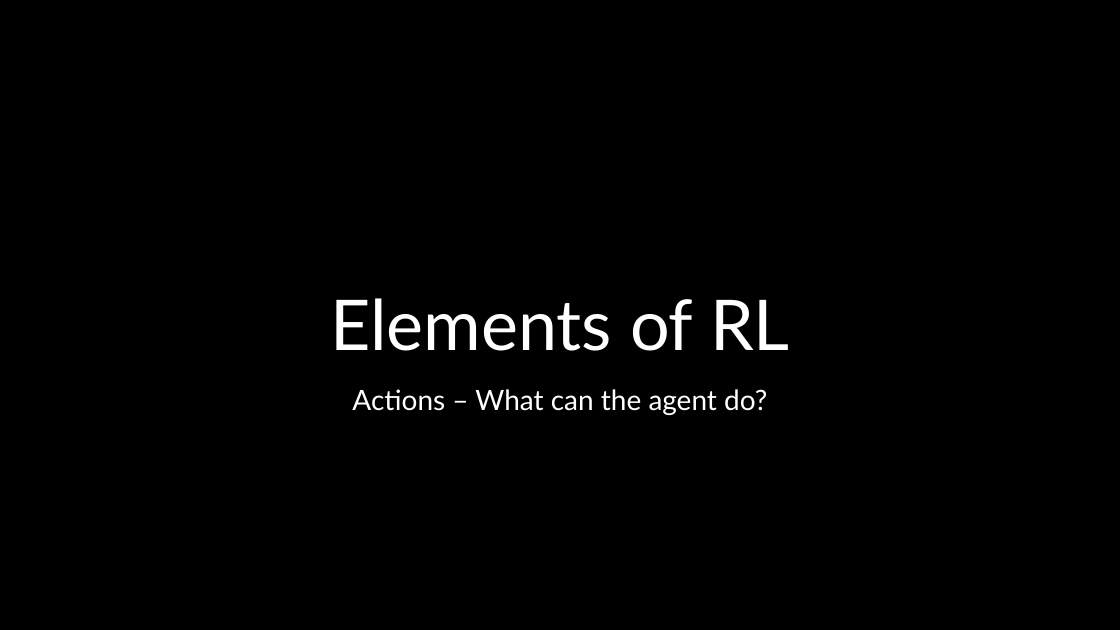
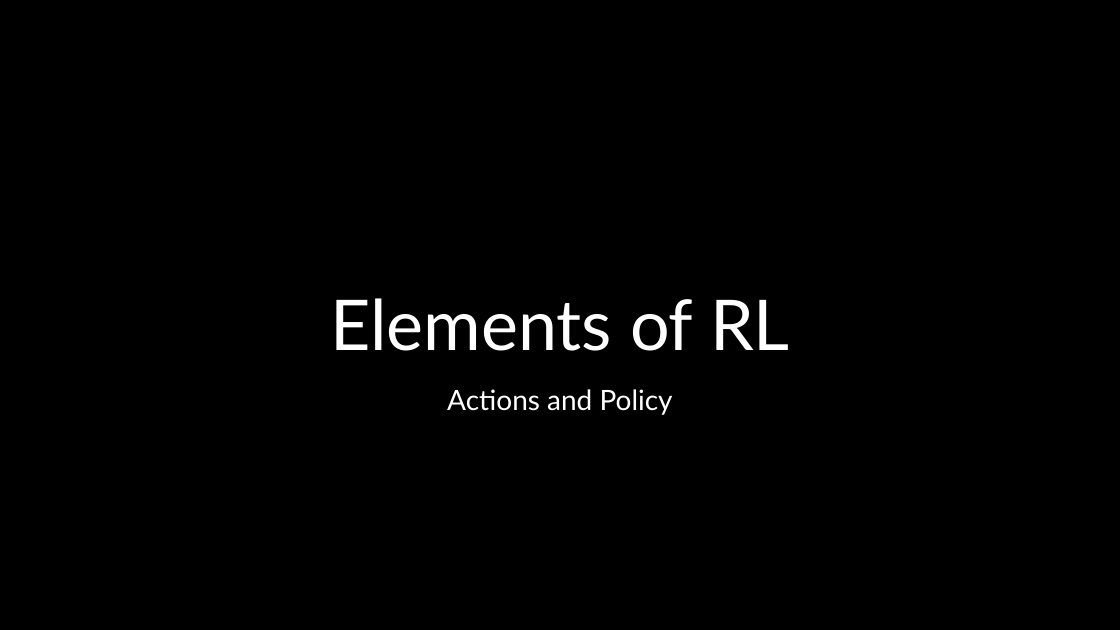
Before and after one commit to mhahsler/Introduction_to_Reinforcement_Learning, a slide deck: slide 22 of slides/Lecture_Chapter01.pptx. Drawn at 1120x630 pixels with LibreOffice and Linux fonts; fonts in the diff are those of the drawing; background and template pictures are left out. Boxes give left, top, right and bottom in pixels: in the first picture for what was removed or moved away, otherwise in the second. Text is boxed around its words. In the diff, an @@ line names an element or a change of style, - is before the commit and + after.

```diff
--- a/slides/Lecture_Chapter01.pptx
+++ b/slides/Lecture_Chapter01.pptx
@@ text at box(447, 389, 673, 415): text changed @@
-Actions – What can the agent do?
+Actions and Policy
```
Also in this commit, not shown: 8 other slides changed, 1 slide added, 2 slides removed, 21 other files.
